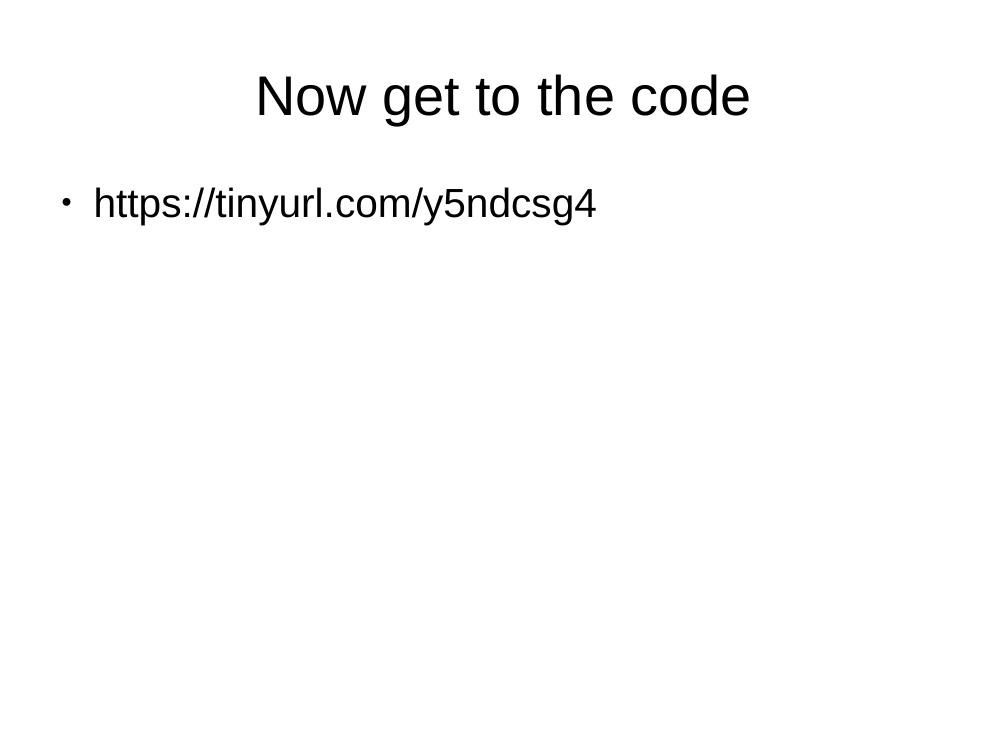
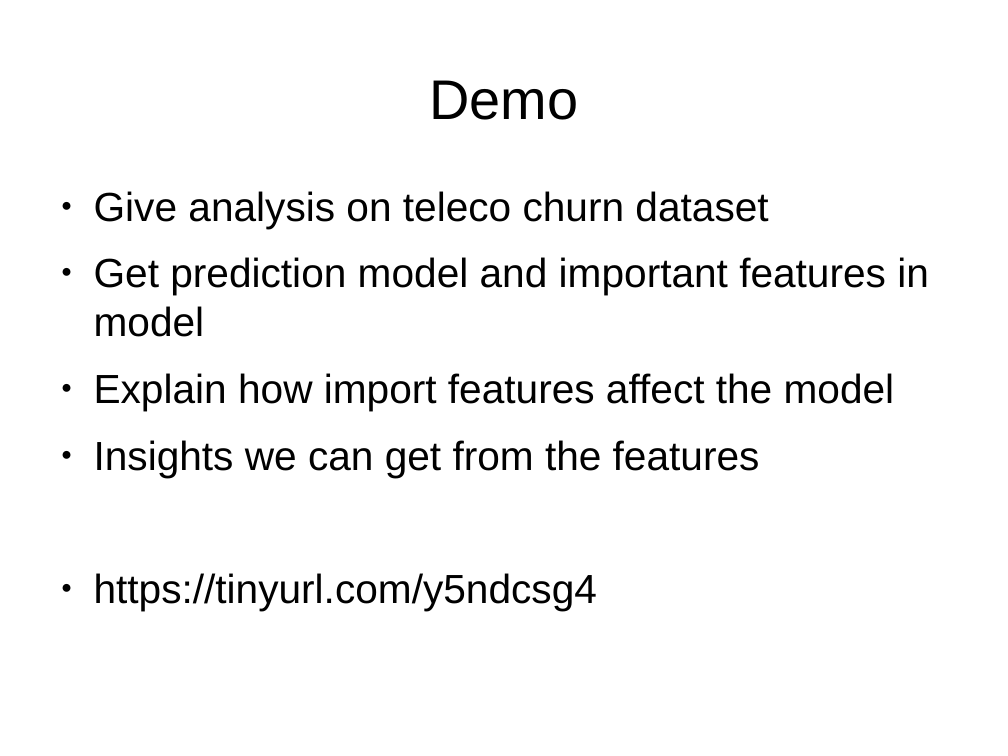
Before and after one commit to leexa90/ML_course_BII, a slide deck: slide 7 of opening_slides.odp (slide 6 before the commit). Drawn at 1008x756 pixels with LibreOffice and Linux fonts; fonts in the diff are those of the drawing. Boxes give left, top, right and bottom in pixels: in the first picture for what was removed or moved away, otherwise in the second. Text is boxed around its words. In the diff, an @@ line names an element or a change of style, - is before the commit and + after.

```diff
--- a/opening_slides.odp
+++ b/opening_slides.odp
@@ title at [429,80,578,120]: text changed @@
-Now get to the code
+Demo
@@ text at [94,191,929,478]: paragraphs added @@
+● Give analysis on teleco churn dataset
+● Get prediction model and important features in model
+● Explain how import features affect the model
+● Insights we can get from the features
```
Also in this commit, not shown: 3 other slides changed, 1 slide added, 1 other file.
